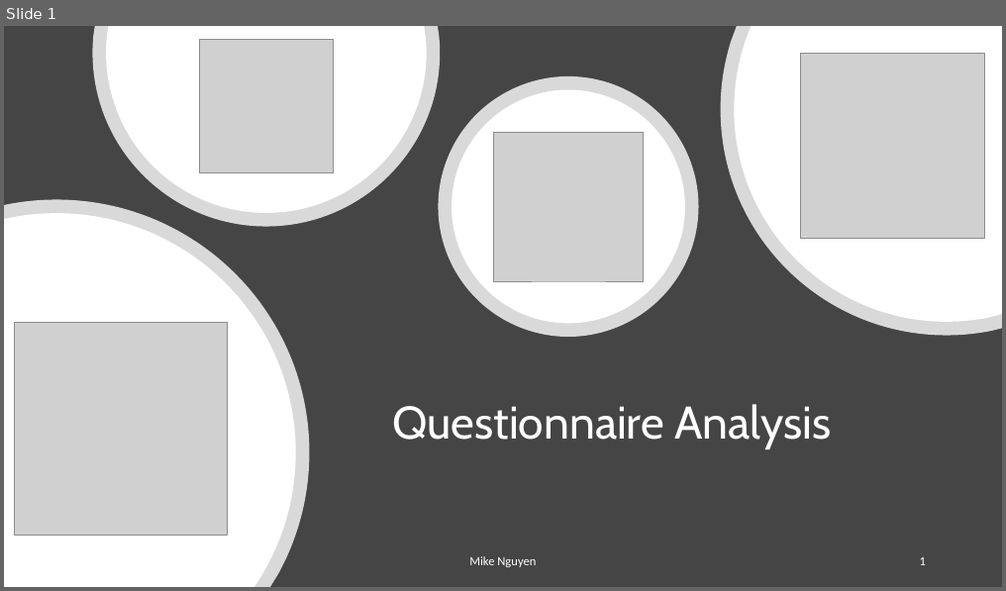
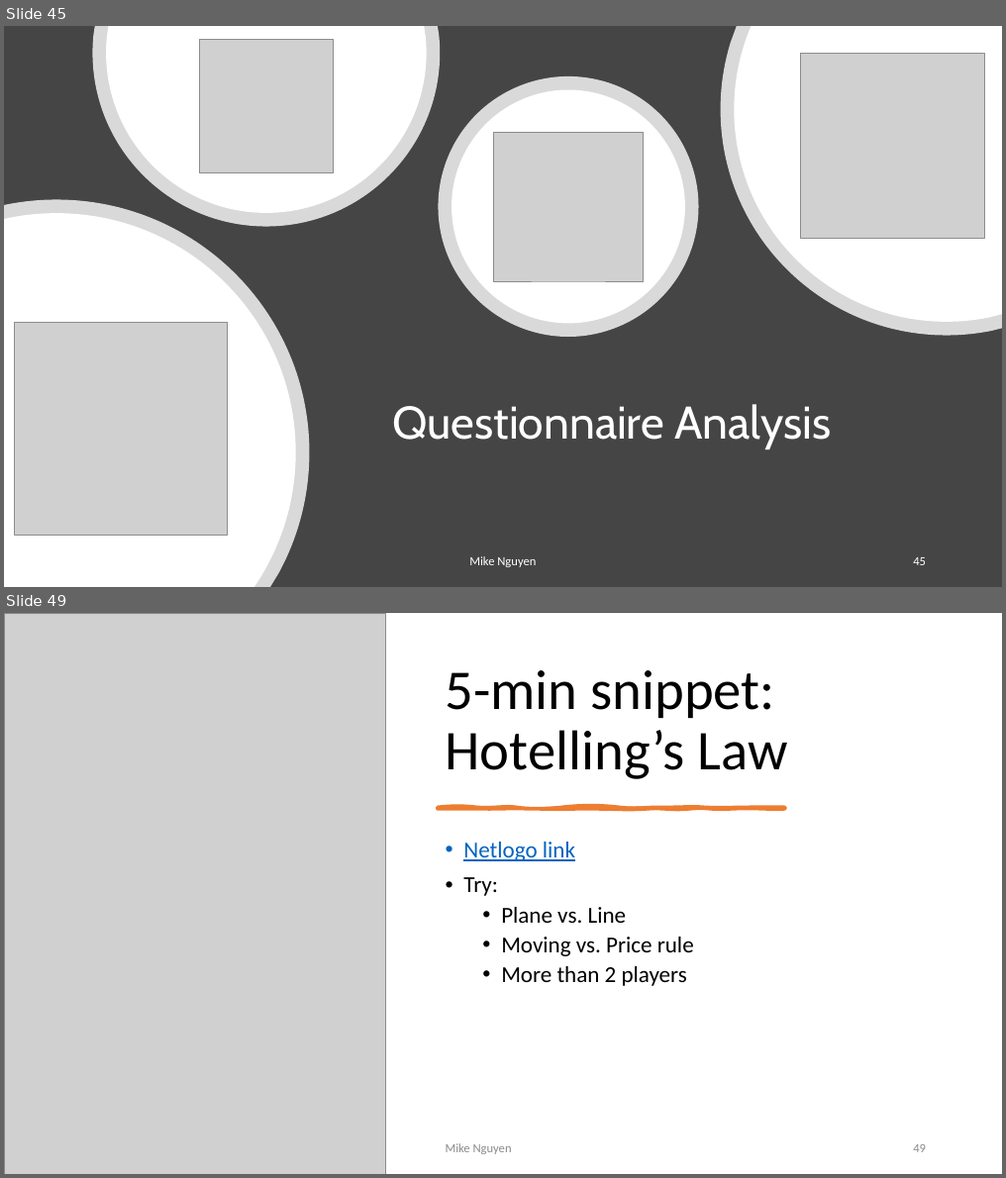
Before and after one commit to mikenguyen13/mar4050, a slide deck: lectures/6/2_Questionnaire Analysis.pptx. Shown one above the other, each under a label of ours: slide 1 before the commit, slides 45 and 49 after it; the slides between them are not shown. The pictures are 1006x591 and 1006x1178 pixels, drawn with LibreOffice and Linux fonts; fonts in the diff are those of the drawing; grey boxes stand for pictures. Boxes give left, top, right and bottom in pixels: in the first picture for what was removed or moved away, otherwise in the second. Text is boxed around its words. In the diff, an @@ line names an element or a change of style, - is before the commit and + after.

```diff
--- a/lectures/6/2_Questionnaire Analysis.pptx
+++ b/lectures/6/2_Questionnaire Analysis.pptx
@@ slide 49 added at [4,613,1002,1174], background #FFFFFF @@
@@ picture added at [4,613,385,1174] @@
@@ title added at [446,670,788,779], 54 pt, text #000000 @@
+5-min snippet: Hotelling’s Law
@@ freeform shape added at [438,808,785,809], fill #ED7D31, outline #ED7D31 3.5 pt @@
@@ text added at [463,842,694,986], 22 pt, text #000000 @@
+• Netlogo link
+• Try:
+  • Plane vs. Line
+  • Moving vs. Price rule
+  • More than 2 players
@@ text added at [446,1144,512,1155], 12 pt, text #8C8C8C @@
+Mike Nguyen
@@ page number added at [913,1145,926,1153], 12 pt, text #8C8C8C @@
+49
@@ what was slide 1 is now slide 45 @@
@@ page number at [913,558,926,566]: text changed @@
-1
+45
```
Also in this commit, not shown: 1 slide changed, 46 other slides added, 2 other files.
